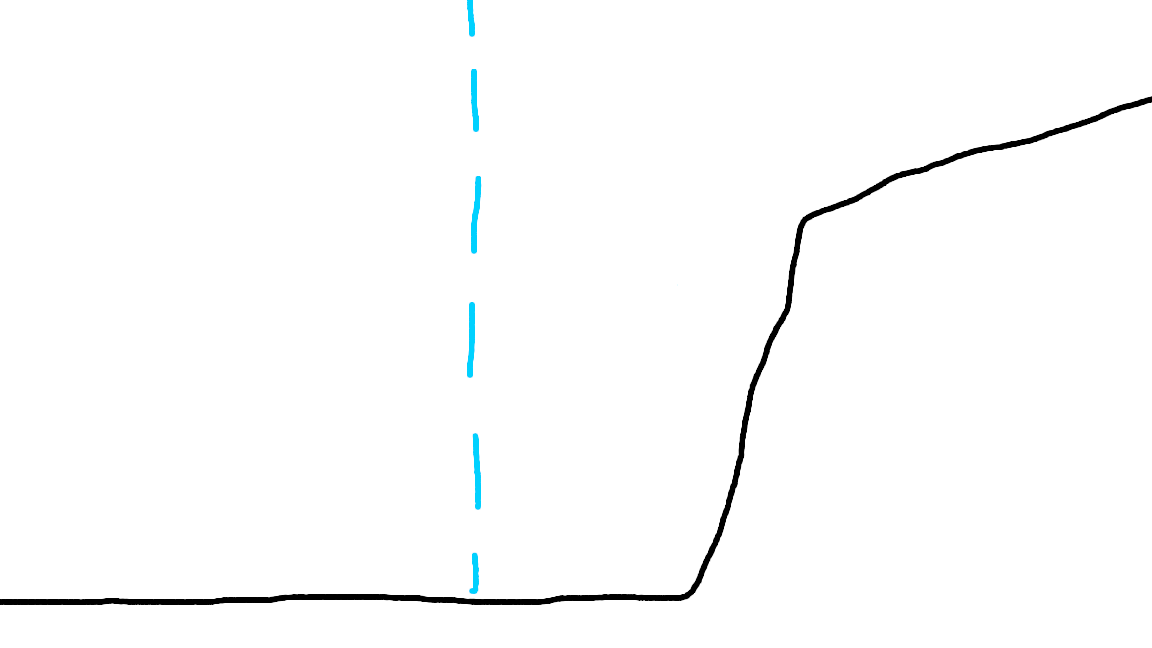
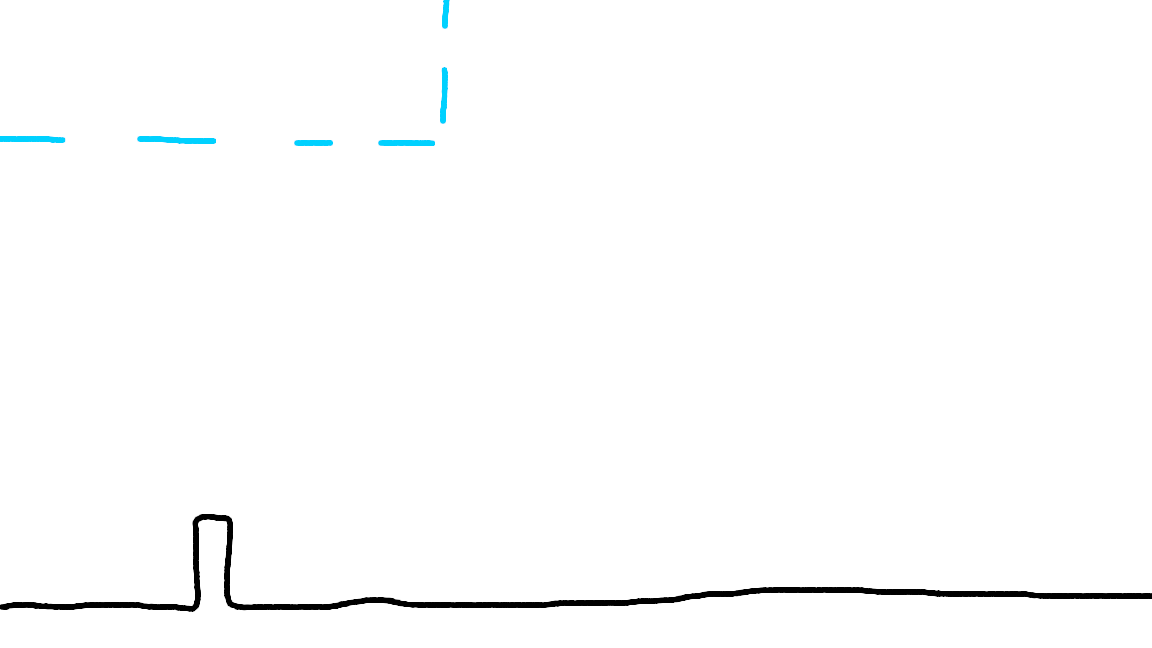
Layers edited between the first and the second 1152 x 648 image:
painted on "Background" over [0, 0, 1152, 612]
